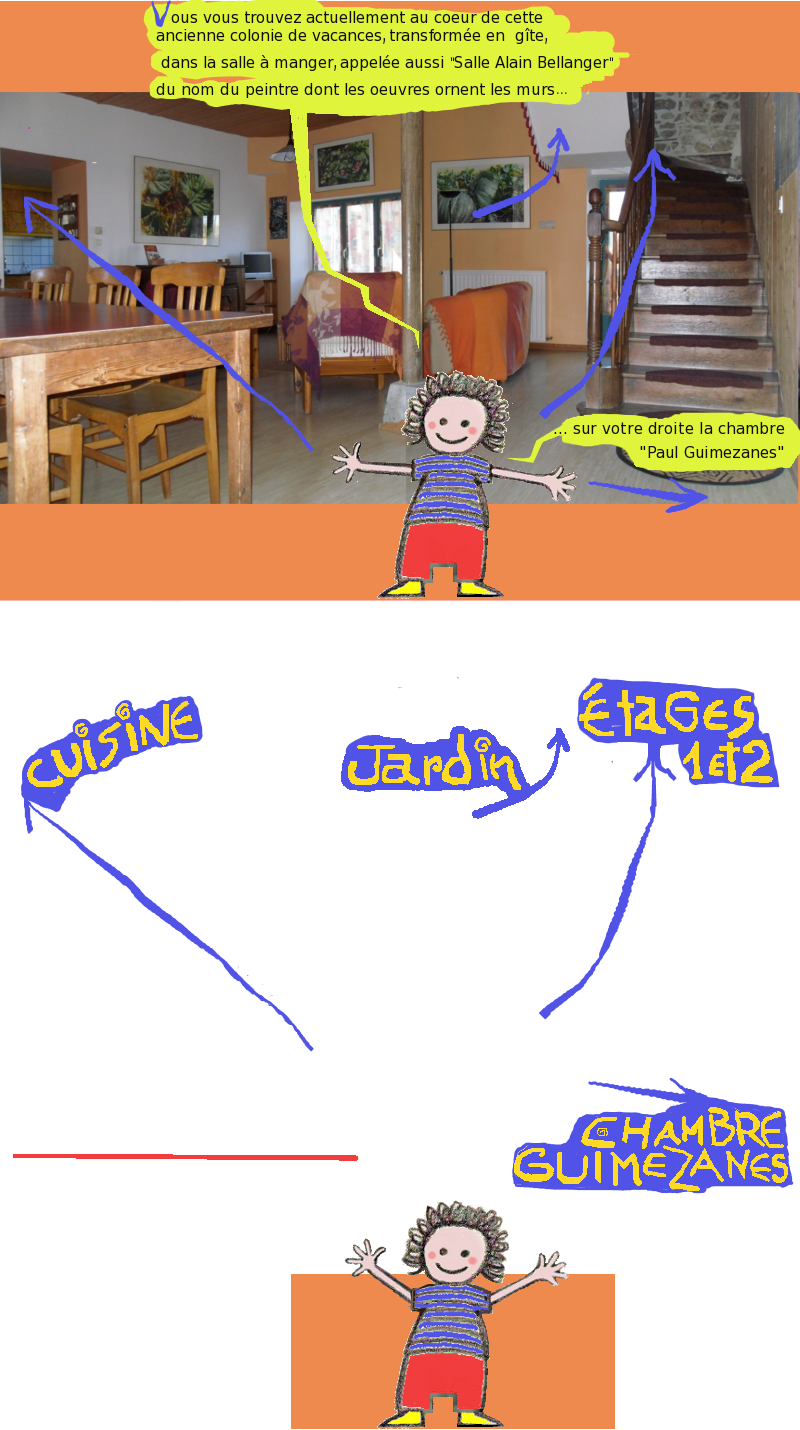
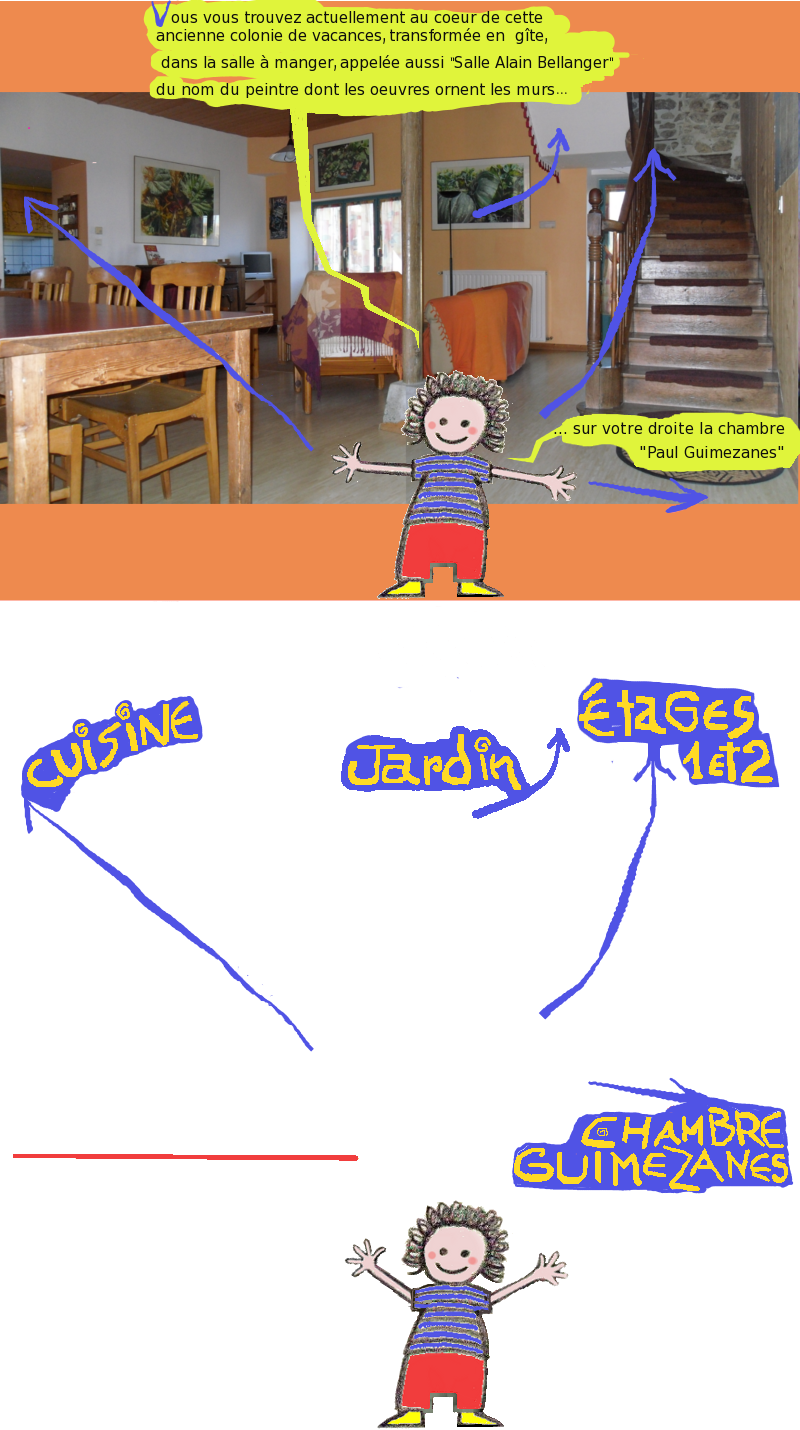
Before/after of a 800 × 1430 layered artwork. What changed in the layer stack:
removed layer "Nouveau calque#5" over box(291, 1274, 615, 1429)
